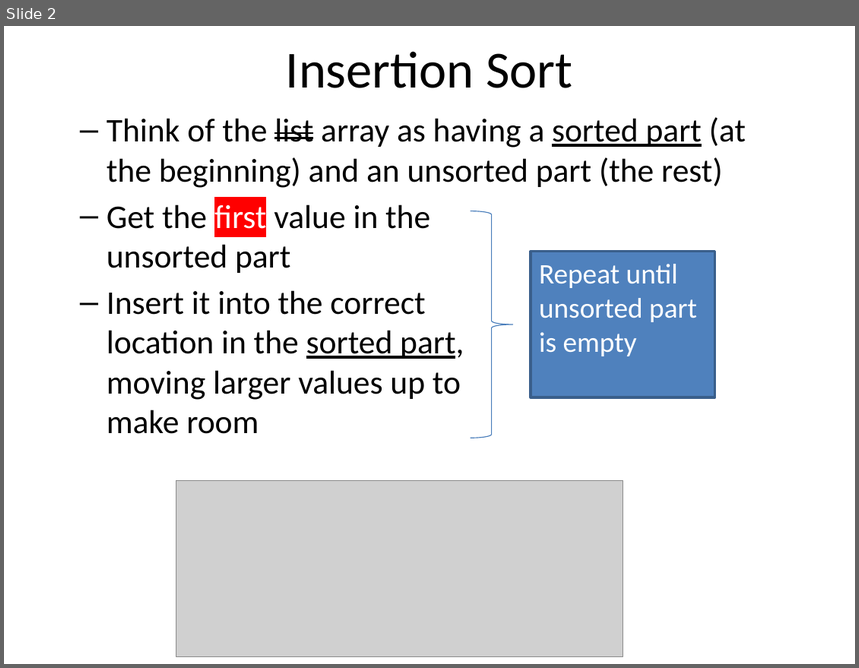
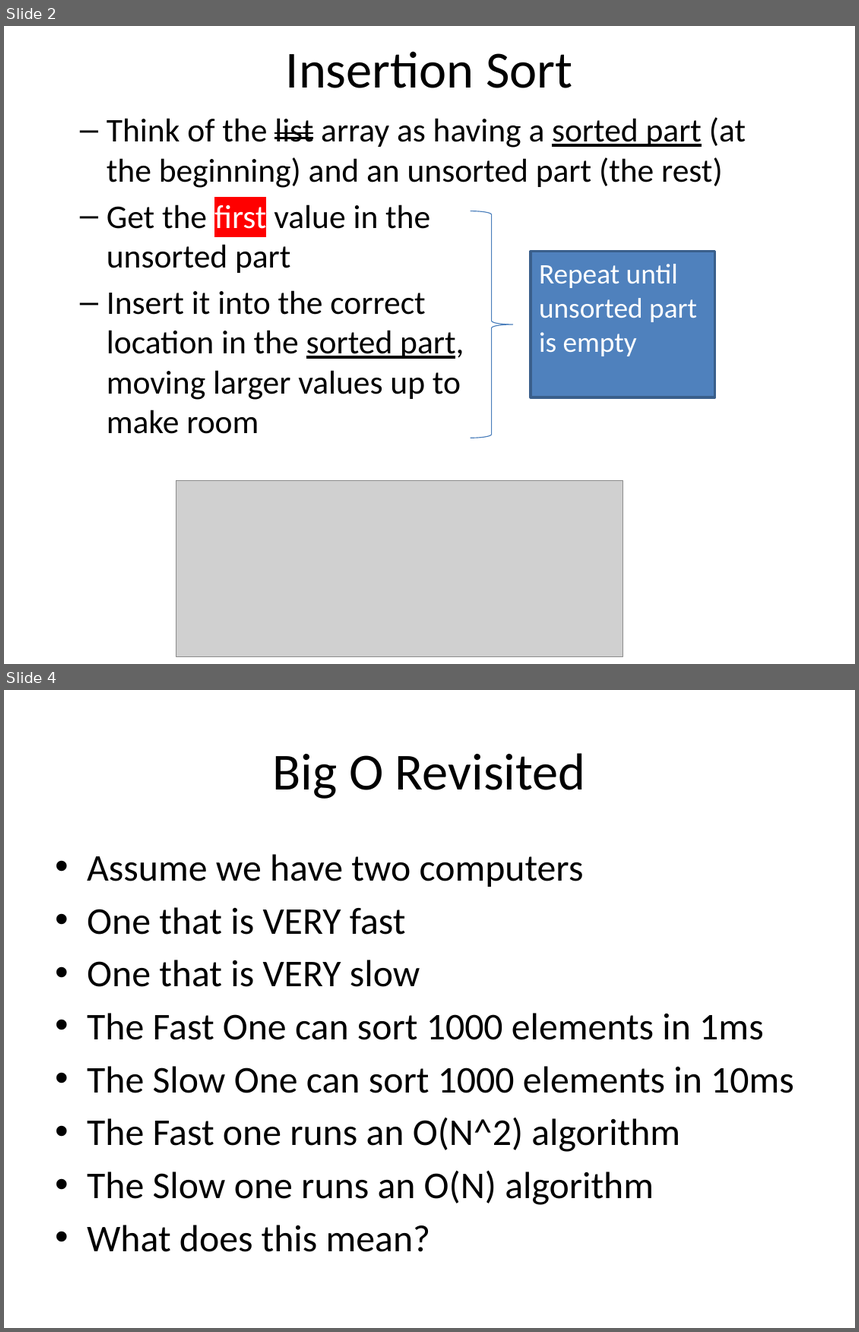
Before and after one commit to RHIT-CSSE/csse220, a slide deck: ClassMaterials/Sorting/Slides/Part2-InsertionSort.pptx. Shown one above the other, each under a label of ours: slide 2 before the commit, slides 2 and 4 after it; the slides between them are not shown. The pictures are 859x668 and 859x1332 pixels, drawn with LibreOffice and Linux fonts; fonts in the diff are those of the drawing; grey boxes stand for pictures. Boxes give left, top, right and bottom in pixels: in the first picture for what was removed or moved away, otherwise in the second. Text is boxed around its words. In the diff, an @@ line names an element or a change of style, - is before the commit and + after.

```diff
--- a/ClassMaterials/Sorting/Slides/Part2-InsertionSort.pptx
+++ b/ClassMaterials/Sorting/Slides/Part2-InsertionSort.pptx
@@ slide 4 added at [4, 690, 855, 1328], background #FFFFFF @@
@@ title added at [273, 753, 586, 799], 44 pt, text #000000 @@
+Big O Revisited
@@ text added at [87, 854, 794, 1252], 32 pt, text #000000 @@
+• Assume we have two computers
+• One that is VERY fast
+• One that is VERY slow
+• The Fast One can sort 1000 elements in 1ms
+• The Slow One can sort 1000 elements in 10ms
+• The Fast one runs an O(N^2) algorithm
+• The Slow one runs an O(N) algorithm
+• What does this mean?
```
Also in this commit, not shown: 1 slide changed, 3 other files.
